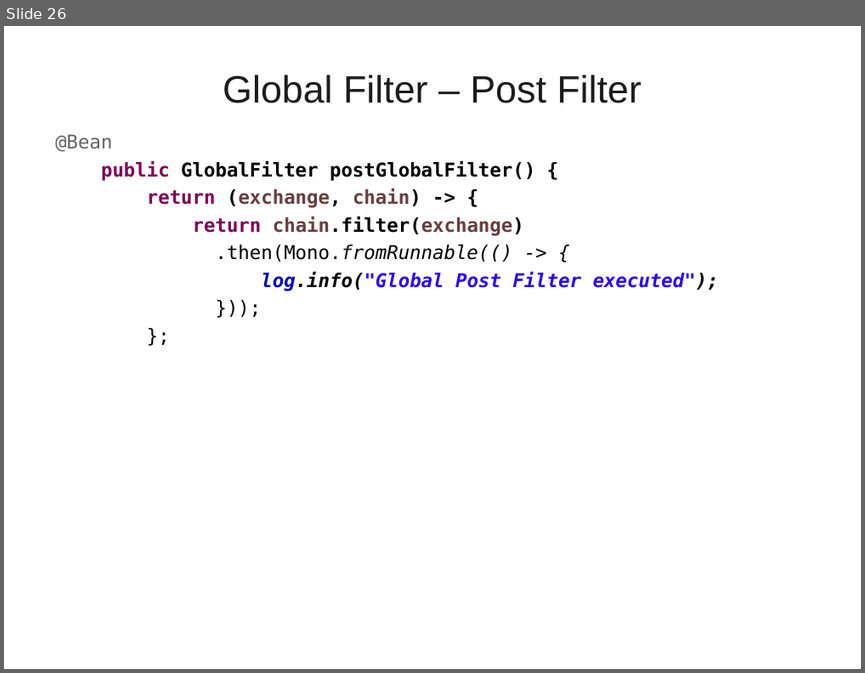
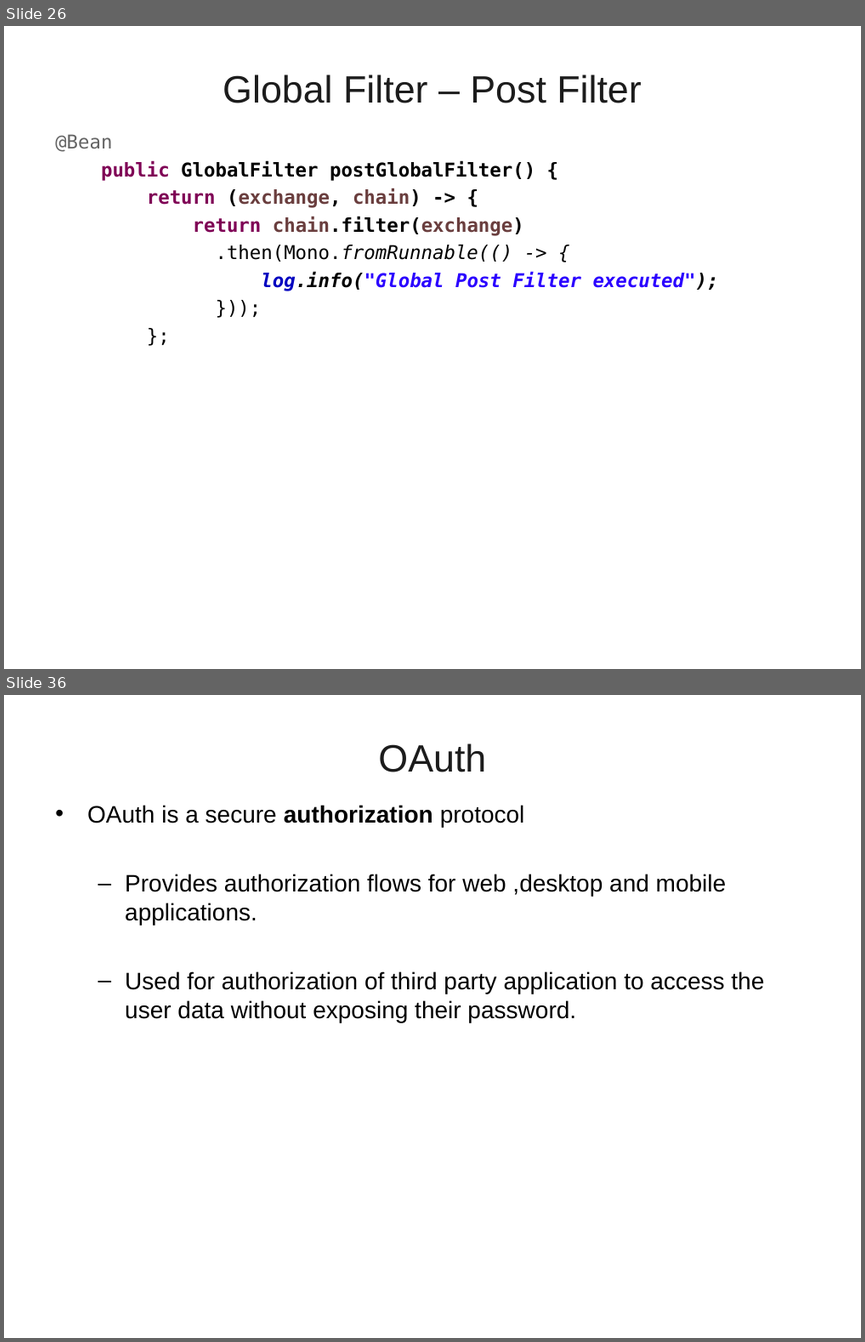
Before and after one commit to vatsanTraining/freshers_dec_2021, a slide deck: MicroService_Module_2.ppt. Shown one above the other, each under a label of ours: slide 26 before the commit, slides 26 and 36 after it; the slides between them are not shown. The pictures are 865x673 and 865x1342 pixels, drawn with LibreOffice and Linux fonts; fonts in the diff are those of the drawing; background and template pictures are left out. Boxes give left, top, right and bottom in pixels: in the first picture for what was removed or moved away, otherwise in the second. Text is boxed around its words. In the diff, an @@ line names an element or a change of style, - is before the commit and + after.

```diff
--- a/MicroService_Module_2.ppt
+++ b/MicroService_Module_2.ppt
@@ slide 36 added at bbox=[4, 695, 861, 1338], background picture (left out) @@
@@ title added at bbox=[378, 743, 486, 772], 32 pt, text #1C1C1C @@
+OAuth
@@ text added at bbox=[87, 805, 764, 1022], 20 pt, text #000000 @@
+• OAuth is a secure authorization protocol
+  – Provides authorization flows for web ,desktop and mobile applications.
+  – Used for authorization of third party application to access the user data without exposing their password.
```
Also in this commit, not shown: 44 other slides added.
